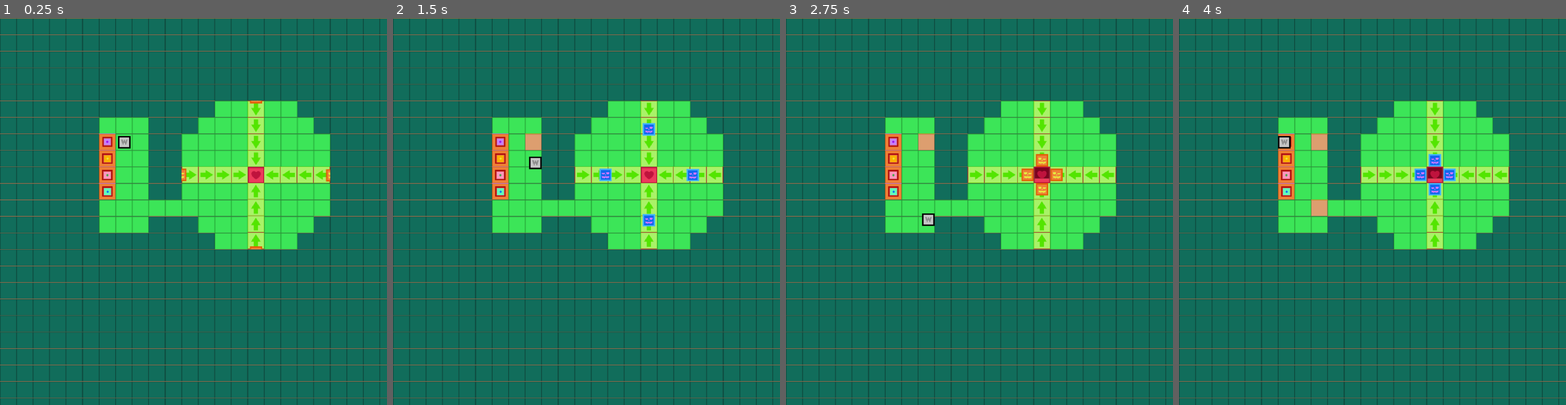
Above: before the commit, frames 1-4 (left to right).
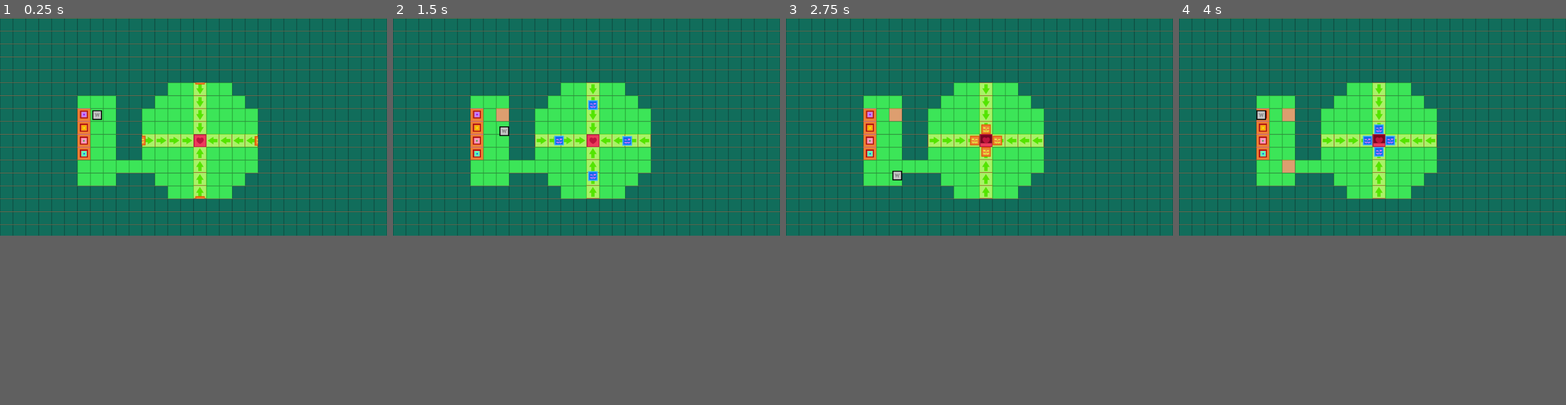
Above: after the commit, the same moments.

Repository: stirs1/wizardfarmer
Game: Godot game, scene res://main.tscn
Same seed, same stepped clock (60 frames per second), same inputs: the game is played once before the commit and once after it.
Inputs:
- Up to frame 1 (0.25 s): no input
- Up to frame 2 (1.5 s): hold Right (move_right) 0.53-1.28 s; tap P (pick_place) at 0.6 s; hold Down (move_down) from 1.28 s (still down); tap T (till) at 1.35 s
- Up to frame 3 (2.75 s): release Down (move_down) at 2.03 s; hold Right (move_right) from 2.03 s (still down); tap P (pick_place) at 2.1 s
- Up to frame 4 (4 s): release Right (move_right) at 2.78 s; hold Up (move_up) 2.78-3.53 s; tap T (till) at 2.85 s; hold Left (move_left) from 3.53 s (still down); tap P (pick_place) at 3.6 s
In our replay, the window is 800x800 before the commit and 800x450 after it. These sizes can differ from the game's own. Grey fills any space a smaller window leaves; there, only what the larger window draws over its background counts as a difference.

The runs differ from the first frame. In frame 1, 30% of the frame differs, in the area x 0-100%, y 0-100%; in frame 2, 31%; in frame 3, 30%; in frame 4, 30%.

Commit message:
updated viewport

Diff:
--- a/project.godot
+++ b/project.godot
@@ -28,11 +28,12 @@
 
 [display]
 
-window/size/viewport_width=1200
-window/size/viewport_height=1200
-window/size/initial_position_type=2
+window/size/viewport_width=1920
+window/size/viewport_height=1080
 window/size/resizable=false
-window/stretch/scale=1.6
+window/stretch/mode="viewport"
+window/stretch/scale=2.0
+window/stretch/scale_mode="integer"
 
 [global_group]
 
